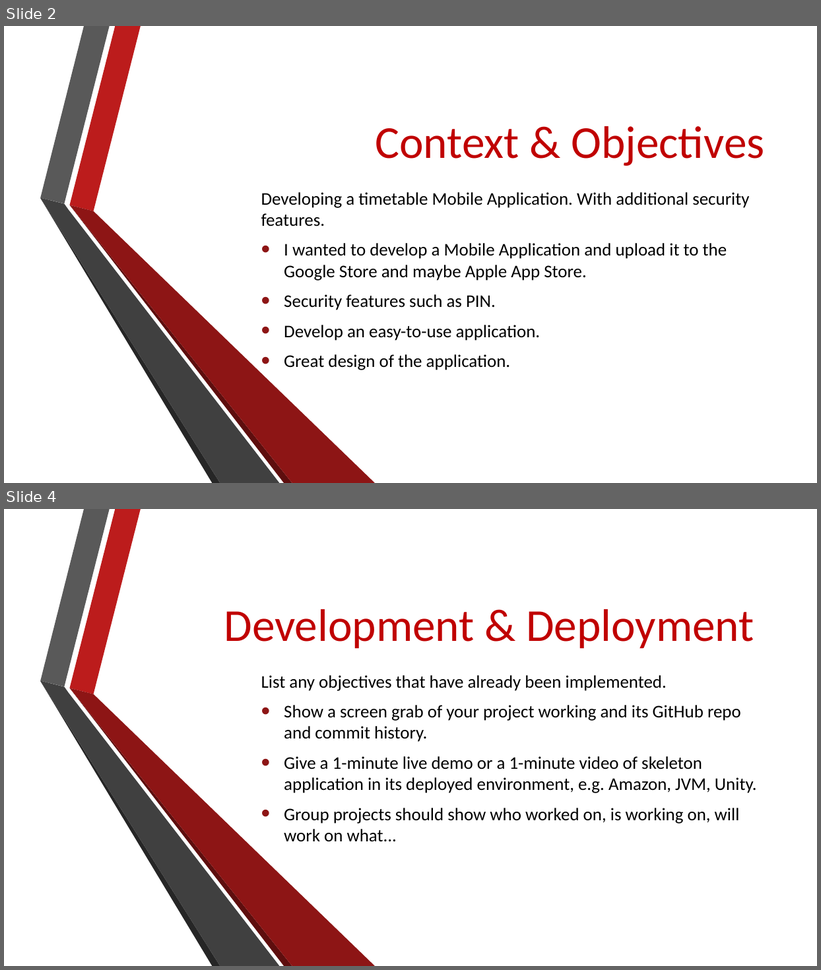
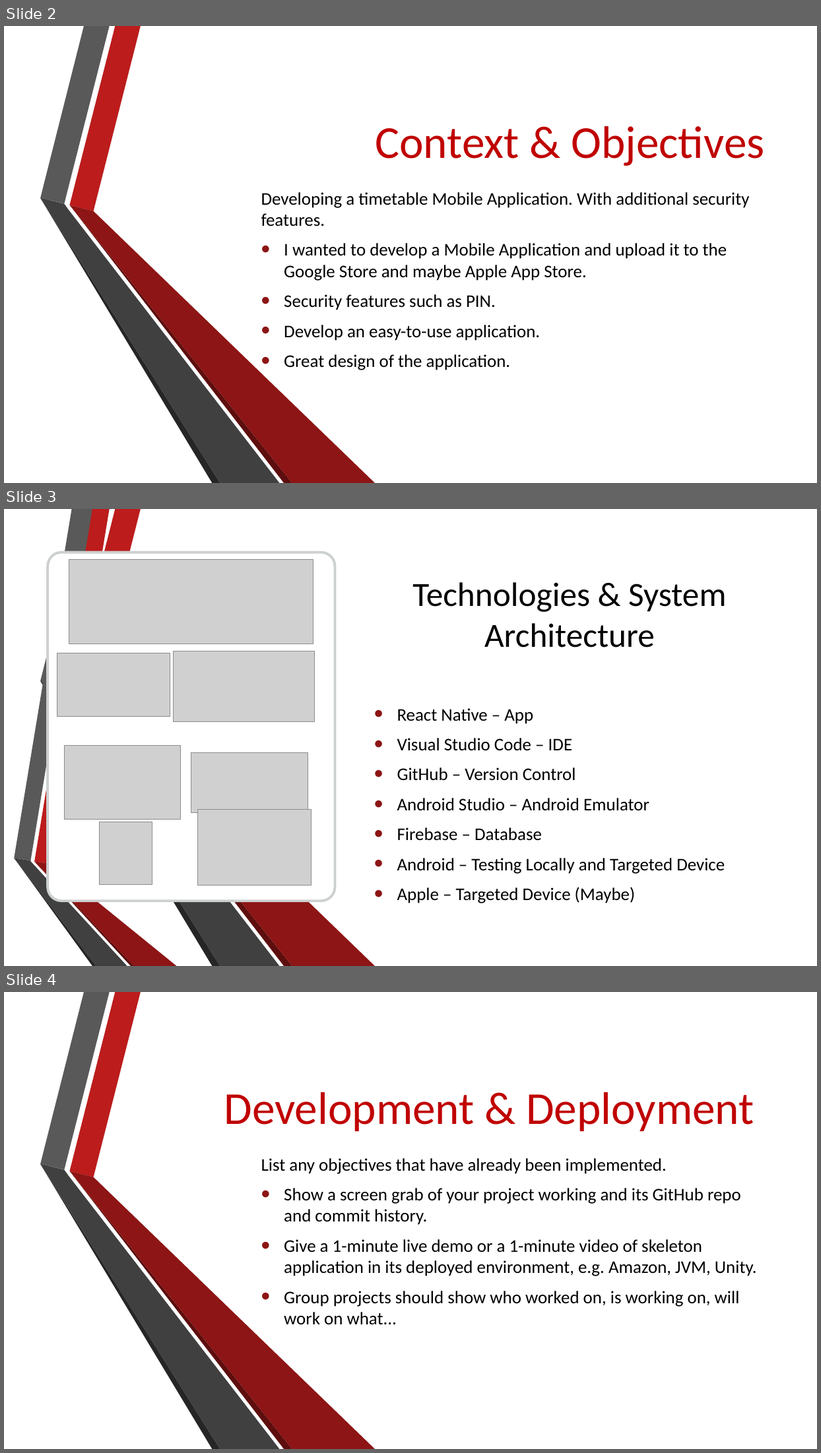
Before and after one commit to Oskar-Ciebien/Timetable_Application, a slide deck: Documents/Semester 1 Presentation.pptx. Shown one above the other, each under a label of ours: slides 2 and 4 before the commit, slides 2, 3 and 4 after it; the slides between them are not shown. The pictures are 821x970 and 821x1453 pixels, drawn with LibreOffice and Linux fonts; fonts in the diff are those of the drawing; grey boxes stand for pictures; background and template pictures are left out. Boxes give left, top, right and bottom in pixels: in the first picture for what was removed or moved away, otherwise in the second. Text is boxed around its words. In the diff, an @@ line names an element or a change of style, - is before the commit and + after.

```diff
--- a/Documents/Semester 1 Presentation.pptx
+++ b/Documents/Semester 1 Presentation.pptx
@@ slide 3 added at [4, 509, 817, 966], background picture (left out); not listed: 6 template elements that a slide beside it also shows @@
@@ rounded rectangle added at [48, 553, 335, 901], fill #FFFFFF, outline #979D9F 3 pt @@
@@ picture added at [69, 560, 313, 644] @@
@@ title added at [413, 582, 726, 648], 40 pt, text #000000 @@
+Technologies & System Architecture
@@ picture added at [57, 654, 170, 717] @@
@@ picture added at [174, 652, 314, 722] @@
@@ subtitle added at [397, 708, 725, 904], 21 pt, text #000000 @@
+• React Native – App
+• Visual Studio Code – IDE
+• GitHub – Version Control
+• Android Studio – Android Emulator
+• Firebase – Database
+• Android – Testing Locally and Targeted Device
+• Apple – Targeted Device (Maybe)
@@ picture added at [64, 746, 182, 819] @@
@@ picture added at [191, 753, 308, 813] @@
@@ picture added at [100, 823, 152, 885] @@
@@ picture added at [198, 810, 312, 885] @@
@@ group added at [14, 509, 177, 966]: 6 freeform shapes @@
```
Also in this commit, not shown: 1 slide removed.
